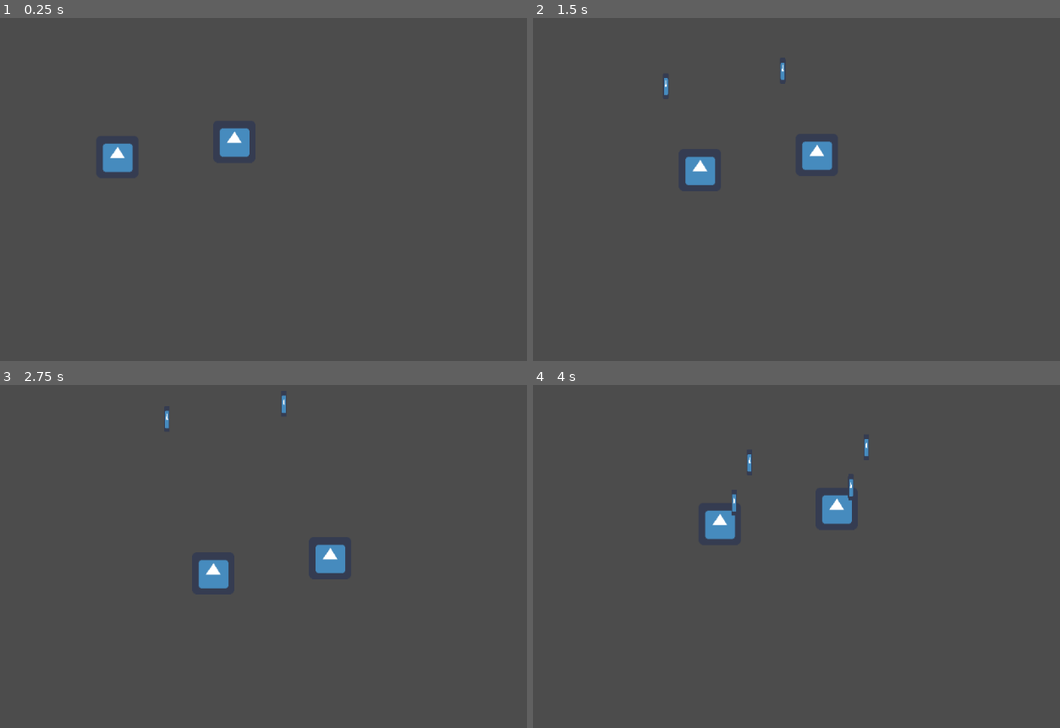
Above: before the commit, frames 1-4 (two rows, left to right).
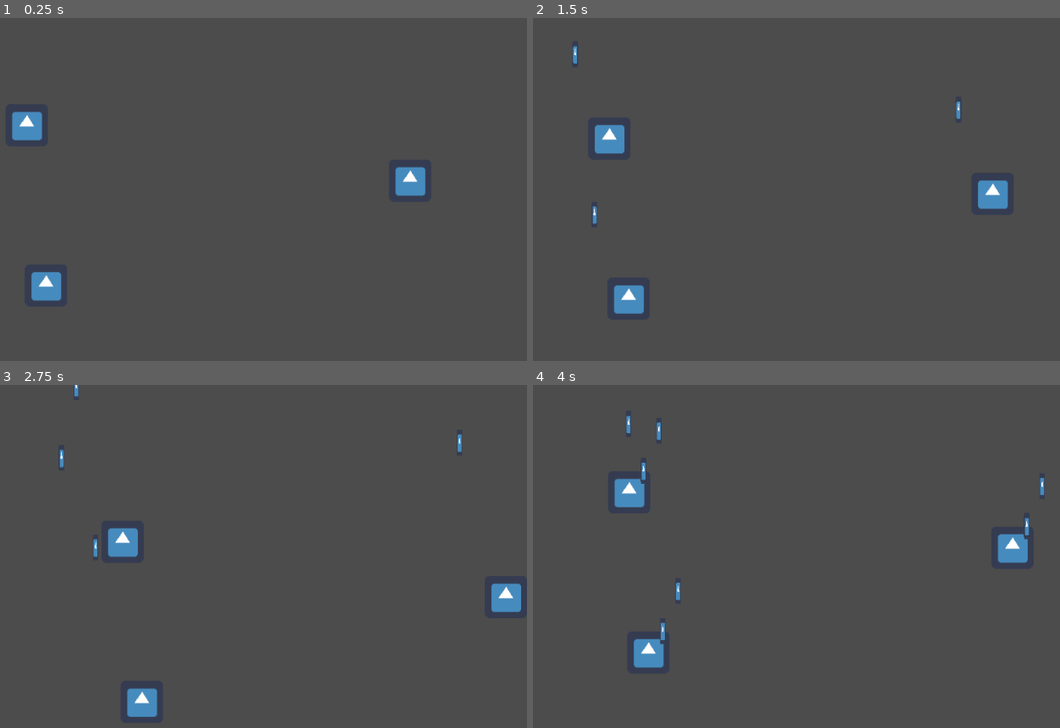
Above: after the commit, the same moments.

Repository: outerspace-probes/vcs-team
Game: Godot game, scene res://World.tscn
The game is run twice, just before and just after one commit, with the same random seed, the same clock (stepped at 60 frames per second) and the same inputs. The engine's default icon, where the game draws it, is replaced by a stand-in: a white triangle on a blue panel in a dark square.
Inputs:
- Up to frame 1 (0.25 s): no input
- Up to frame 2 (1.5 s): tap Enter at 0.5 s; hold Right 0.53-1.28 s; tap Space at 0.77 s; hold Down from 1.28 s (still down)
- Up to frame 3 (2.75 s): tap Space at 1.52 s; release Down at 2.03 s; hold Right from 2.03 s (still down)
- Up to frame 4 (4 s): release Right at 2.78 s; hold Up 2.78-3.53 s; tap Space at 3.02, 3.77 s; hold Left from 3.53 s (still down)

The runs differ from the first frame. In frame 1, 2.4% of the frame differs, in the area x 2-81%, y 27-83%; in frame 2, 2.6%; in frame 3, 2.6%; in frame 4, 2.9%, in the area x 15-98%, y 8-83%.

Commit message:
cloned player

Diff:
--- a/World.tscn
+++ b/World.tscn
@@ -6,11 +6,16 @@
 [node name="World" type="Node"]
 
 [node name="Sprite" type="Sprite" parent="."]
-position = Vector2( 404.211, 210.684 )
+position = Vector2( 296.211, 405.684 )
 texture = ExtResource( 1 )
 script = ExtResource( 2 )
 
 [node name="Sprite2" type="Sprite" parent="."]
-position = Vector2( 581.053, 187.526 )
+position = Vector2( 267.053, 162.526 )
 texture = ExtResource( 1 )
 script = ExtResource( 2 )
+
+[node name="Sprite3" type="Sprite" parent="."]
+position = Vector2( 847.053, 246.526 )
+texture = ExtResource( 1 )
+script = ExtResource( 2 )
